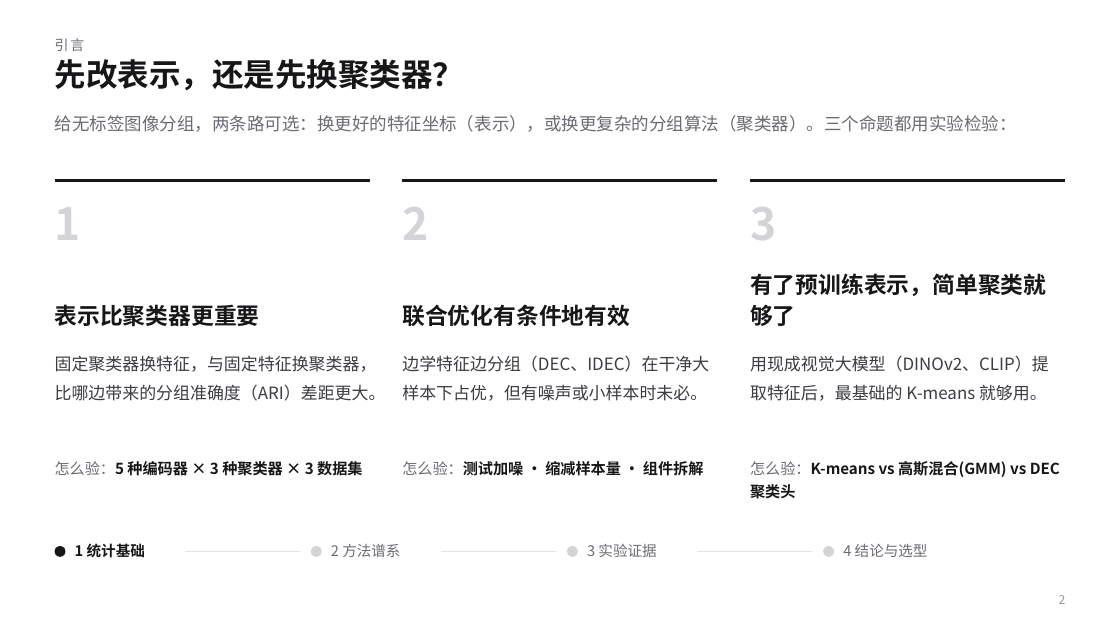
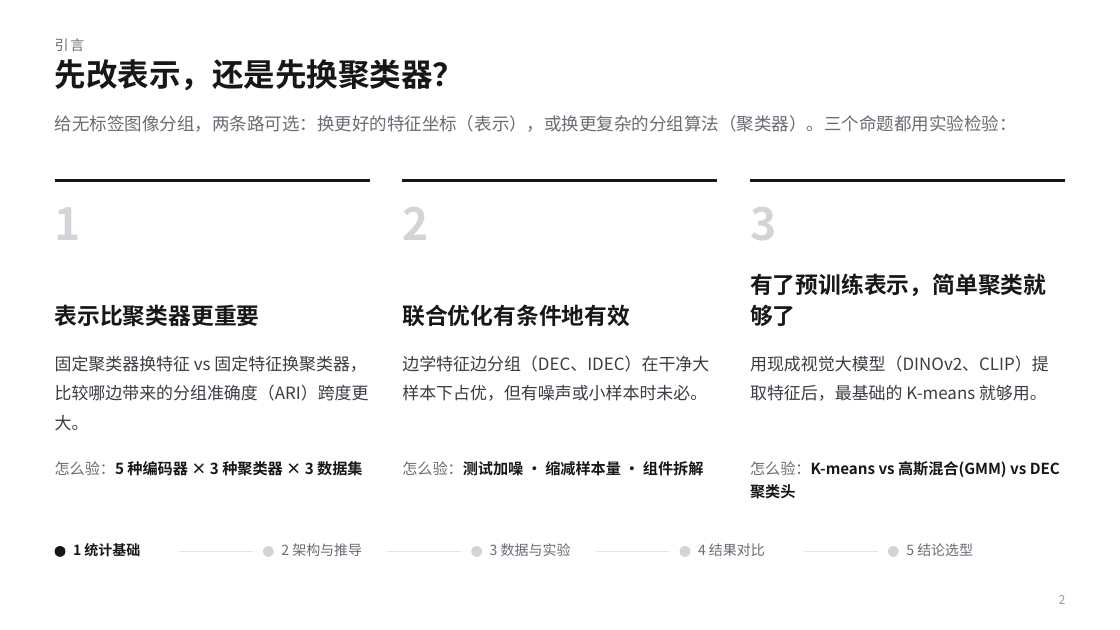
Before and after one commit to KQYaili/DeepClustering-Survey, a slide deck: slide 2 of presentation/deep-clustering-evolution-selection-guide.pptx. Drawn at 1120x630 pixels with LibreOffice and Linux fonts; fonts in the diff are those of the drawing. Boxes give left, top, right and bottom in pixels: in the first picture for what was removed or moved away, otherwise in the second. Text is boxed around its words. In the diff, an @@ line names an element or a change of style, - is before the commit and + after.

```diff
--- a/presentation/deep-clustering-evolution-selection-guide.pptx
+++ b/presentation/deep-clustering-evolution-selection-guide.pptx
@@ text at (55, 355, 369, 430): text changed @@
-固定聚类器换特征，与固定特征换聚类器，比哪边带来的分组准确度（ARI）差距更大。
+固定聚类器换特征 vs 固定特征换聚类器，比较哪边带来的分组准确度（ARI）跨度更大。
@@ text "1 统计基础" at (73, 542, 140, 560): size 12.5 to 12 pt @@
@@ line moved from (185, 552) - (300, 552) to (179, 552) - (253, 552) @@
@@ ellipse: place and size @@
-ellipse at (311, 546, 322, 557)
+ellipse at (263, 546, 274, 557)
@@ text at (281, 543, 362, 556): text changed; size 12.5 to 12 pt @@
-2 方法谱系
+2 架构与推导
@@ line moved from (441, 552) - (556, 552) to (387, 552) - (461, 552) @@
@@ ellipse: place and size @@
-ellipse at (567, 546, 578, 557)
+ellipse at (471, 546, 482, 557)
@@ text at (490, 543, 571, 556): text changed; size 12.5 to 12 pt @@
-3 实验证据
+3 数据与实验
@@ line moved from (697, 552) - (812, 552) to (596, 552) - (670, 552) @@
@@ ellipse: place and size @@
-ellipse at (823, 546, 834, 557)
+ellipse at (680, 546, 691, 557)
@@ text added at (698, 543, 765, 556), 12 pt, text #6B6B73 @@
+4 结果对比
@@ line added from (804, 552) to (878, 552), #E4E4E7 1.25 pt @@
@@ ellipse added at (888, 546, 899, 557), fill #D4D4D8 @@
@@ text at (906, 543, 973, 556): text changed; size 12.5 to 12 pt @@
-4 结论与选型
+5 结论选型
```
Also in this commit, not shown: 11 other slides changed, 5 slides added, 1 slide removed, 33 other files.
